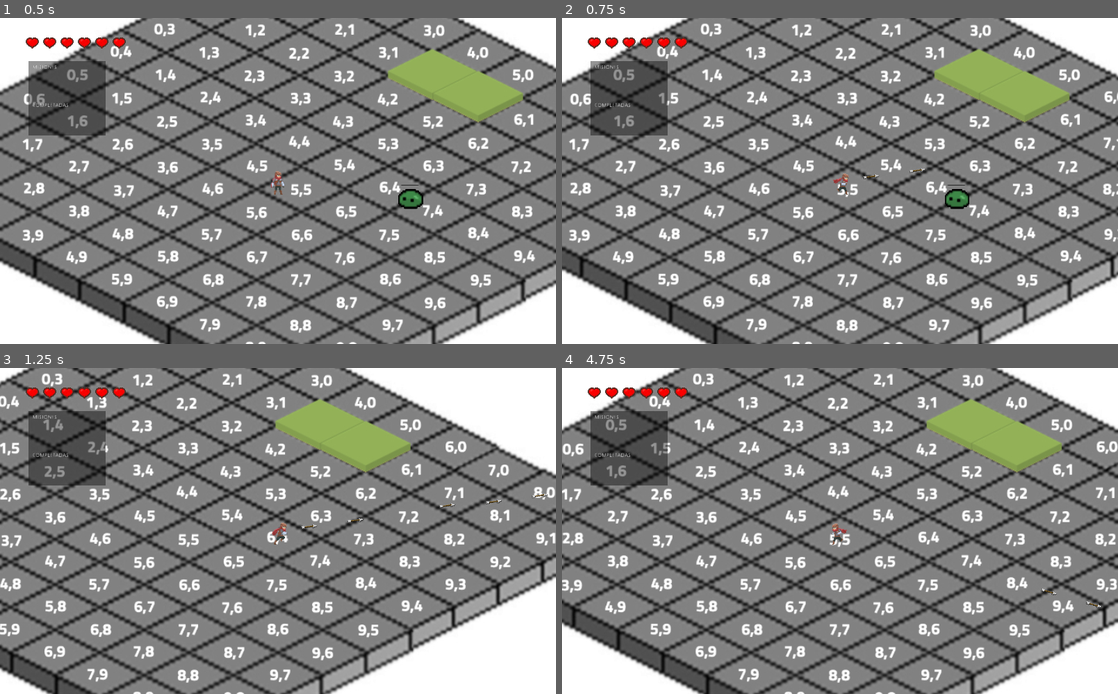
Above: before the commit, frames 1-4 (two rows, left to right).
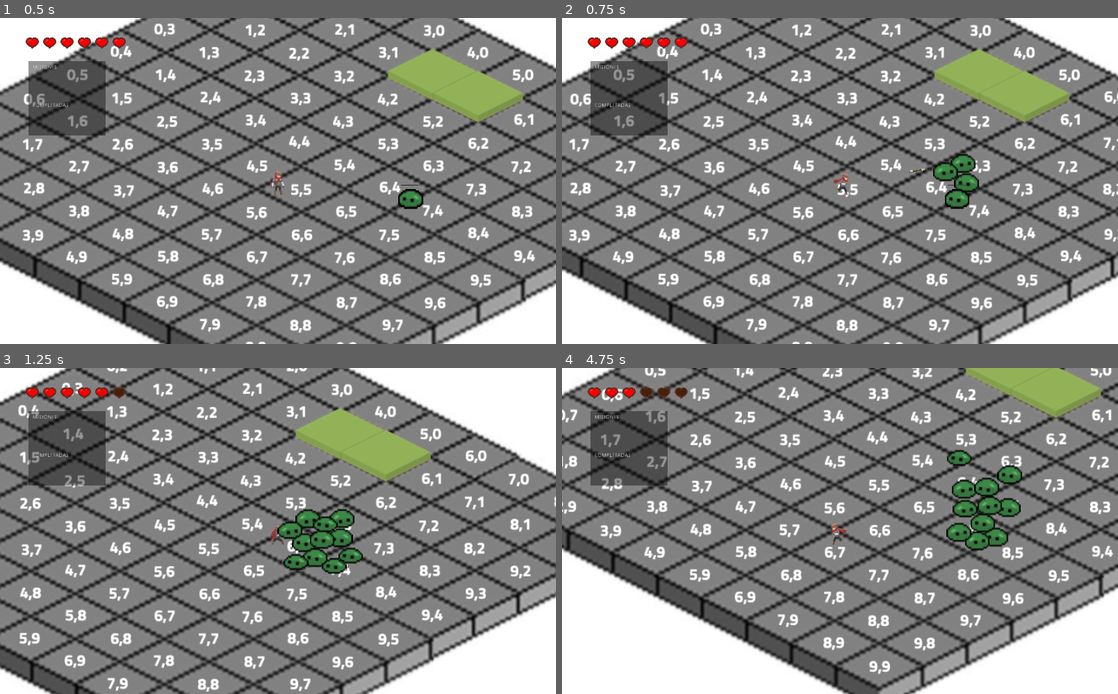
Above: after the commit, the same moments.

Repository: u1973231/Schadenfreude
Game: Godot game, scene res://scenes/Mapa.tscn
Same seed, same stepped clock (60 frames per second), same inputs: the game is played once before the commit and once after it.
Inputs (mouse positions are in pixels of both pictures, inside the frame that each line leads up to):
- Up to frame 1 (0.5 s): no input
- Up to frame 2 (0.75 s): tap Enter (ui_accept) at 0.5 s; move the mouse to (962, 164) at 0.52 s; press the mouse at (962, 164) at 0.53 s; hold Right (move_right) from 0.53 s (still down)
- Up to frame 3 (1.25 s): keep holding Right (move_right); tap Enter (ui_accept) at 0.77, 1.07 s; tap Space (dash) at 0.8 s
- Up to frame 4 (4.75 s): move the mouse to (728, 547) at 1.27 s; release Right (move_right) at 1.28 s; release the mouse at (728, 547) at 1.28 s; hold Down (move_down) 1.28-2.03 s; tap Space (dash) at 1.35, 3.8, 4.35 s; tap Enter (ui_accept) at 1.52, 1.82, 2.3, 2.85, 3.02, 3.32, 3.77, 4.07, 4.52 s; tap F (interactue) at 1.55, 2.1, 4.55 s; move the mouse to (895, 459) at 2.02 s; hold Right (move_right) 2.03-2.78 s; move the mouse to (812, 596) at 2.77 s; hold Up (move_up) 2.78-3.53 s; click (812, 596) at 3.05 s; move the mouse to (1006, 579) at 3.52 s; press the mouse at (1006, 579) at 3.53 s; hold Left (move_left) from 3.53 s (still down); move the mouse to (673, 482) at 4.27 s; release the mouse at (673, 482) at 4.28 s

Frame 1 is identical in both runs. In frame 2, 0.6% of the frame differs, in the area x 54-75%, y 41-54%; in frame 3, 39%; in frame 4, 60%, in the area x 0-100%, y 0-100%.

Commit message:
sonidos

Diff:
--- /dev/null
+++ b/dialogs/Dig_Tabernero_Default.json
@@ -0,0 +1,3 @@
+[
+    {"Name": "Tabernero","Emotion":"", "Text":"¿Te pongo algo señor?"}
+]
--- /dev/null
+++ b/dialogs/Dig_Tabernero_MisionCogida.json
@@ -0,0 +1,4 @@
+[
+    {"Name": "Tabernero","Emotion":"", "Text":"¿Todabia no te has encargado de los Slimes? \n porfabor date prisa, apenas llegan turistas"}
+
+]
--- /dev/null
+++ b/dialogs/Dig_Tabernero_MisionCompletada.json
@@ -0,0 +1,4 @@
+[
+    {"Name": "Tabernero","Emotion":"", "Text":"Muchas gracias por encargarte de ellos, Toma 30 de reputación"},
+    {"Name": "Tabernero","Emotion":"", "Text":"Porfin, empezaremos a tener clientes"}
+]
--- /dev/null
+++ b/dialogs/Dig_Tabernero_MisionSlime.json
@@ -0,0 +1,7 @@
+[
+    {"Name": "Tabernero","Emotion":"", "Text":"Me han dicho que necesitar recaudar reputación ayudando a la gente es ¿cierto?"},
+    {"Name": "Tabernero","Emotion":"", "Text":"Pues necesitaria tu ayuda, como habras notado ultimamente merodean muchos slimes cerca de la taberna \n"},
+    {"Name": "Tabernero","Emotion":"", "Text":"No son gran cosa pero cuando son muchos pueden resultar peligrosos y asustan a los clientes"},
+    {"Name": "Tabernero","Emotion":"", "Text":"¿Podrias encargarte de ellos?"},
+    {"Name": "Tabernero","Emotion":"", "Text":"A cambio podria darte lo que buscas"}
+]
--- a/scenes/DialogBox.tscn
+++ b/scenes/DialogBox.tscn
@@ -1,7 +1,8 @@
-[gd_scene load_steps=5 format=2]
+[gd_scene load_steps=6 format=2]
 
 [ext_resource path="res://scripts/scr_DialogBox.gd" type="Script" id=1]
 [ext_resource path="res://textures/avatares/gato.png" type="Texture" id=2]
+[ext_resource path="res://sounds/dialogo (mp3cut.net).wav" type="AudioStream" id=3]
 
 [sub_resource type="Animation" id=1]
 length = 0.001
@@ -40,6 +41,7 @@
 margin_bottom = 98.0
 color = Color( 0.192157, 0.192157, 0.192157, 1 )
 script = ExtResource( 1 )
+textSpeed = 0.015
 
 [node name="content" type="Node2D" parent="."]
 position = Vector2( -71, 0 )
@@ -74,3 +76,8 @@
 
 [node name="Timer" type="Timer" parent="content"]
 one_shot = true
+
+[node name="sonidos" type="Node2D" parent="."]
+
+[node name="texto" type="AudioStreamPlayer2D" parent="sonidos"]
+stream = ExtResource( 3 )
--- a/scenes/Mapa.tscn
+++ b/scenes/Mapa.tscn
@@ -84,9 +84,13 @@
 
 [node name="DialogTriger" parent="Health" instance=ExtResource( 3 )]
 position = Vector2( 825, 245 )
-dialogPath = "res://dialogs/Dialogo0.json"
+dialogoDefault = "Dig_Tabernero_Default.json"
+dialogoMision = "Dig_Tabernero_MisionSlime.json"
+dialogoTengoMision = "Dig_Tabernero_MisionCogida.json"
+dialogoRecompensa = "Dig_Tabernero_MisionCompletada.json"
 
 [node name="DialogTriger2" parent="Health" instance=ExtResource( 3 )]
 position = Vector2( 358, 242 )
-dialogPath = "res://dialogs/Dialogo1.json"
+dialogoDefault = "Dialogo1.json"
 addMision = -1
+recompensa = false
--- a/scenes/Player.tscn
+++ b/scenes/Player.tscn
@@ -1,7 +1,10 @@
-[gd_scene load_steps=8 format=2]
+[gd_scene load_steps=11 format=2]
 
 [ext_resource path="res://sprites/spr_player.png" type="Texture" id=1]
 [ext_resource path="res://scripts/scr_player.gd" type="Script" id=2]
+[ext_resource path="res://sounds/bow1 (mp3cut.net).wav" type="AudioStream" id=3]
+[ext_resource path="res://sounds/pasosHierva (mp3cut.net).wav" type="AudioStream" id=4]
+[ext_resource path="res://sounds/hit (mp3cut.net).wav" type="AudioStream" id=5]
 
 [sub_resource type="CapsuleShape2D" id=1]
 radius = 6.5
@@ -110,7 +113,7 @@
 one_shot = true
 
 [node name="disparar" type="Timer" parent="."]
-wait_time = 0.1
+wait_time = 0.5
 one_shot = true
 
 [node name="dash" type="Timer" parent="."]
@@ -120,6 +123,17 @@
 wait_time = 0.7
 one_shot = true
 
+[node name="Sonidos" type="Node2D" parent="."]
+
+[node name="arco" type="AudioStreamPlayer2D" parent="Sonidos"]
+stream = ExtResource( 3 )
+
+[node name="pasos" type="AudioStreamPlayer2D" parent="Sonidos"]
+stream = ExtResource( 4 )
+
+[node name="hit" type="AudioStreamPlayer2D" parent="Sonidos"]
+stream = ExtResource( 5 )
+
 [connection signal="timeout" from="inmune" to="." method="_on_inmune_timeout"]
 [connection signal="timeout" from="animationHit" to="." method="_on_animationHit_timeout"]
 [connection signal="timeout" from="stun" to="." method="_on_stun_timeout"]
--- a/scenes/scr_slime.gd
+++ b/scenes/scr_slime.gd
@@ -32,6 +32,7 @@
 	if tocandoJugador:
 		jugador.recivirDamage(position)
 
+	#Maquina de estados Slime
 	if currenStat == stats.idle:
 		$AnimationPlayer.play("idle")
 		pass
@@ -45,6 +46,9 @@
 		if not isJumping: # esta en el suelo
 			if not waitingForJump:
 				$AnimationPlayer.play("idle")
+				var rng = RandomNumberGenerator.new()
+				rng.randomize()
+				$jumpDely.wait_time = rng.randf_range(0.5,1.2)
 				$jumpDely.start()
 				waitingForJump = true
 		else: # esta saltando
@@ -58,6 +62,7 @@
 
 func _on_jumpDely_timeout():
 	#Animacion
+	$sounds/jump.play()
 	$AnimationPlayer.play("jump")
 	$jumpDuration.start()
 	#Establecemos la direccion del salto.
--- a/scenes/slime.tscn
+++ b/scenes/slime.tscn
@@ -1,7 +1,8 @@
-[gd_scene load_steps=8 format=2]
+[gd_scene load_steps=9 format=2]
 
 [ext_resource path="res://sprites/full spritesheet.png" type="Texture" id=1]
 [ext_resource path="res://scenes/scr_slime.gd" type="Script" id=2]
+[ext_resource path="res://sounds/slime (mp3cut.net).wav" type="AudioStream" id=3]
 
 [sub_resource type="CircleShape2D" id=1]
 radius = 6.0
@@ -92,6 +93,11 @@
 [node name="CollisionShape2D" type="CollisionShape2D" parent="damageArea"]
 shape = SubResource( 5 )
 
+[node name="sounds" type="Node2D" parent="."]
+
+[node name="jump" type="AudioStreamPlayer2D" parent="sounds"]
+stream = ExtResource( 3 )
+
 [connection signal="timeout" from="jumpDely" to="." method="_on_jumpDely_timeout"]
 [connection signal="timeout" from="jumpDuration" to="." method="_on_jumpDuration_timeout"]
 [connection signal="body_entered" from="damageArea" to="." method="_on_damageArea_body_entered"]
--- a/scripts/scr_DialogBox.gd
+++ b/scripts/scr_DialogBox.gd
@@ -9,9 +9,11 @@
 
 var phraseNum = 0
 var finished = false
-
+var sound = false
 func _ready():
+	$content/Indicator/AnimationPlayer.play("indicator")
 	dialogPath = ScrGlobal.currenDialogPath
+	print(dialogPath)
 	$content/Timer.wait_time = textSpeed
 	dialog = getDialog()
 	assert(dialog, "Dialogo no encontrado")
@@ -19,6 +21,18 @@
 	pass
 
 func _process(delta):
+	if finished:
+		$content/Indicator.visible = true
+	else:
+		$content/Indicator.visible = false
+
+	if finished and sound:
+		sound = false
+		$sonidos/texto.stop()
+	elif not sound:
+		$sonidos/texto.play()
+		sound = true
+
 
 	if Input.is_action_just_pressed("ui_accept"):
 		if finished:
@@ -41,8 +55,9 @@
 		return []
 
 func nextPhrase() -> void:
-	if phraseNum >= len(dialog):
+	if phraseNum >= len(dialog): #Termina de hablar
 		queue_free()
+		ScrGlobal.setJugadorHablando(false)
 		return
 	finished = false
 	$content/Name.bbcode_text = dialog[phraseNum]["Name"]
--- a/scripts/scr_global.gd
+++ b/scripts/scr_global.gd
@@ -8,15 +8,17 @@
 var misionesProgreso = []
 var misionesCompletadas = []
 var misiones
+var recompensa = 0
 
 #Variables privadas
 var pathMisiones = "res://Misiones/Misiones.json"
+var jugadorHablando = false
 
 
 func _ready():
 	misiones = cargarMisiones()
 
-
+#Comprueva si la mision ha sido completada para marcarla como completada, si ha sido completada añiade el index de la mision a misionesCompletadas
 func compMisionCompleta(i):
 	var indexM = misionesAceptadas[i]
 	if int(misiones[indexM]["Cantidad"]) <= misionesProgreso[i]:
@@ -30,6 +32,19 @@
 func addMistion(index):
 	misionesAceptadas.append(index)
 	misionesProgreso.append(0)
+
+func darRecompensa(cantidad):
+	recompensa = cantidad
+
+func setJugadorHablando(hablando):
+	jugadorHablando = hablando
+
+func getJugadorHablando():
+	return jugadorHablando
+
+#Comprueva si la mision ha sido completada por el jugador.
+func comprovarMisionCompletada(index):
+	return index in misionesCompletadas
 
 
 #Carrga las misiones en memoria
--- a/scripts/scr_player.gd
+++ b/scripts/scr_player.gd
@@ -16,6 +16,8 @@
 var disparar = true
 var dashing = false
 var dash = true
+var caminando = false
+var sonidoPasos = false
 
 func _ready():
 	arrow = preload("res://scenes/arrow.tscn")
@@ -24,27 +26,33 @@
 
 func _process(delta):
 
+	if caminando and not sonidoPasos:
+		$Sonidos/pasos.play()
+		sonidoPasos = true
+	elif not caminando:
+		$Sonidos/pasos.stop()
+		sonidoPasos = false
+
+	if not ScrGlobal.getJugadorHablando():
+		if not stun and not dashing:
+			movePlayer()
+		elif stun:
+			moveStun()
+		elif dashing:
+			dash(delta)
+
+		if Input.is_action_pressed("atacar") and disparar:
+			lanzarFlecha()
+			disparar = false
+			$disparar.start()
 
 
-	if not stun and not dashing:
-		movePlayer()
-	elif stun:
-		moveStun()
-	elif dashing:
-		dash(delta)
-
-	if Input.is_action_pressed("atacar") and disparar:
-		lanzarFlecha()
-		disparar = false
-		$disparar.start()
-
-
-	if Input.is_action_just_pressed("dash") and dash:
-		dashing = true
-		dash = false
-		set_collision_mask_bit(1, false) #Desactivamos la colision para los enemigos
-		$dash.start()
-		$dashCD.start()
+		if Input.is_action_just_pressed("dash") and dash:
+			dashing = true
+			dash = false
+			set_collision_mask_bit(1, false) #Desactivamos la colision para los enemigos
+			$dash.start()
+			$dashCD.start()
 
 	ScrGlobal.posJugador = position
 
@@ -68,7 +76,12 @@
 	vecMov.y = Input.get_action_strength("move_down") - Input.get_action_strength("move_up")
 	vecMov.y /= 2
 	vecMov = vecMov.normalized() * velocidad
-	move_and_slide(vecMov)
+	if vecMov != Vector2.ZERO:
+		caminando = true
+	else:
+		caminando = false
+	vecMov = move_and_slide(vecMov)
+
 
 	#Animaciones
 	if not animationHit and not dashing:
@@ -97,8 +110,8 @@
 		stun = true
 		$stun.start()
 		$animationHit.start()
-		print(vida)
 		$inmune.start()
+		$Sonidos/hit.play()
 
 
 func _on_inmune_timeout():
@@ -115,6 +128,7 @@
 	pass # Replace with function body.
 
 func lanzarFlecha():
+	$Sonidos/arco.play()
 	var mouse = get_global_mouse_position()
 	var dir = mouse - position
 	var inst = arrow.instance()
--- a/scripts/src_dialogStart.gd
+++ b/scripts/src_dialogStart.gd
@@ -1,32 +1,58 @@
 extends Node
 
-export var dialogPath = ""
+export var dialogoDefault = ""
+export var dialogoMision = ""
+export var dialogoTengoMision = ""
+export var dialogoRecompensa = ""
 export var addMision = 0
+export var recompensa = true
+export var cantidadRecompensa = 100
 var playerIn = false
 var dialog
 var HUDInter
 var HUD
+var indexMision
+var path = "res://dialogs/"
+
 # Called when the node enters the scene tree for the first time.
 func _ready():
 	dialog = preload("res://scenes/DialogSystem.tscn")
 	HUDInter = preload("res://scenes/HUDInteractuar.tscn")
+	indexMision = addMision #Nos guardamos el indice de la mision
 	pass # Replace with function body.
 
 func _process(delta):
-	if Input.is_action_just_pressed("interactue") and playerIn:
+	if Input.is_action_just_pressed("interactue") and playerIn and not ScrGlobal.getJugadorHablando():
 		hablar()
+		ScrGlobal.setJugadorHablando(true)
 
 
 
 func hablar():
-	ScrGlobal.currenDialogPath = dialogPath
-	var scene = dialog.instance()
-	scene.position = Vector2(280,480)
-	get_parent().add_child(scene)
+	crearCuadroDialogo()
+	aniadirMision()
+	if recompensa and ScrGlobal.comprovarMisionCompletada(indexMision):
+		ScrGlobal.darRecompensa(cantidadRecompensa)
+		recompensa = false
+
+func aniadirMision():
 	if addMision != -1:
 		ScrGlobal.addMistion(addMision)
 		addMision = -1
 
+func crearCuadroDialogo():
+	if addMision != -1: #Dialogo de mision
+		ScrGlobal.currenDialogPath = path + dialogoMision
+	elif not recompensa: #El jugador ya ha sido recompensado
+		ScrGlobal.currenDialogPath = path + dialogoDefault
+	elif ScrGlobal.comprovarMisionCompletada(indexMision): #El jugador ya posee la mision
+		ScrGlobal.currenDialogPath = path + dialogoRecompensa
+	else: #El jugador ya posee la mision
+		ScrGlobal.currenDialogPath = path + dialogoTengoMision
+
+	var scene = dialog.instance()
+	scene.position = Vector2(280,480)
+	get_parent().add_child(scene)
 
 
 func _on_Area2D_body_entered(body):
Not shown, added: sounds/bow1 (mp3cut.net).wav.import
Not shown, added: sounds/dialogo (mp3cut.net).wav.import
Not shown, added: sounds/hit (mp3cut.net).wav.import
Not shown, added: sounds/pasosHierva (mp3cut.net).wav.import
Not shown, added: sounds/pasosHierva.wav.import
Not shown, added: sounds/slime (mp3cut.net).wav.import
Not shown, added: sounds/bow1 (mp3cut.net).wav
Not shown, added: sounds/dialogo (mp3cut.net).wav
Not shown, added: sounds/hit (mp3cut.net).wav
Not shown, added: sounds/pasosHierva (mp3cut.net).wav
Not shown, added: sounds/pasosHierva.wav
Not shown, added: sounds/slime (mp3cut.net).wav
